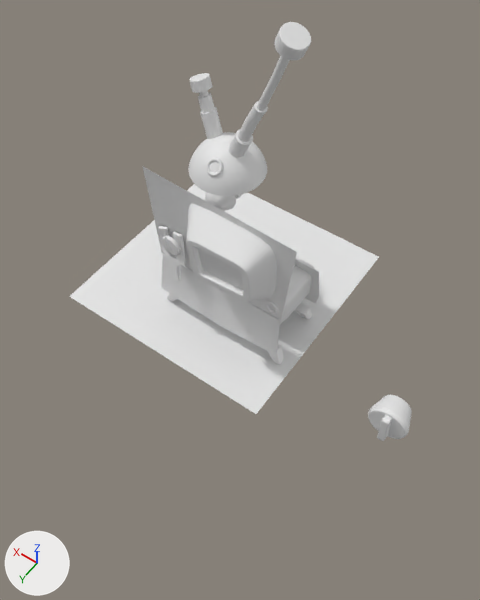
Renders of the Blender file blender/tv.blend from each side of a commit.
One viewpoint serves both versions: a 50 mm lens placed at (-7.86, 10.67, 17.32), pointed at (-1.76, 2.13, 3.9). Lighting does not change. The marker at lower left points along +X, +Y and +Z.
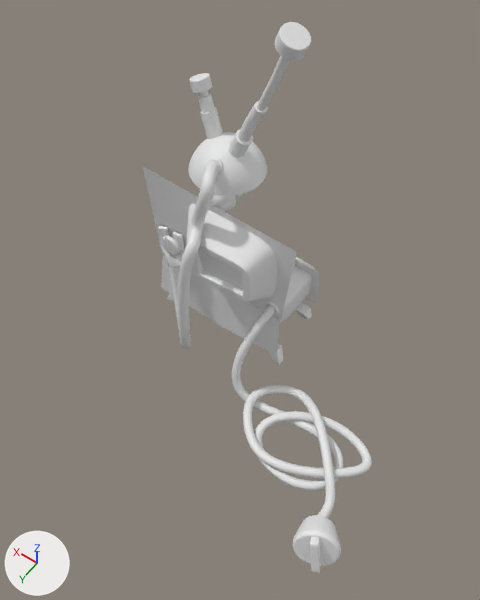
Diff of the bpy script that builds the scene:
```diff
--- a/blender/tv.blend.py
+++ b/blender/tv.blend.py
@@ cu_nurbspath @@
+cu_nurbspath = bpy.data.curves.new('NurbsPath', 'CURVE')
+cu_nurbspath.dimensions = '3D'
+_sp = cu_nurbspath.splines.new('NURBS'); _sp.points.add(8)
+_sp.points.foreach_set('co', [-2.039, -0.0648, -0.181, 1.0, -1.361, 0.258, 0.365, 1.0, -0.61, 0.931, 0.469, 1.0, -1.382, -0.379, -1.631, 1.0, -0.269, 0.756, -1.135, 1.0, -0.152, 0.0, -1.896, 1.0, 0.0946, 0.28, -6.857, 1.0, -0.773, -0.527, -6.306, 1.0, -1.222, -1.107, -3.841, 1.0])
+_sp.order_u = 5
+_sp.order_v = 0
+_sp.use_endpoint_u = True
+cu_nurbspath.use_path = True
+cu_nurbspath.use_path_clamp = True
+cu_nurbspath.bevel_resolution = 2
+cu_nurbspath.bevel_depth = 0.164
+cu_nurbspath.fill_mode = 'FULL'
@@ cu_nurbspath_001 @@
+cu_nurbspath_001 = bpy.data.curves.new('NurbsPath.001', 'CURVE')
+cu_nurbspath_001.dimensions = '3D'
+_sp = cu_nurbspath_001.splines.new('NURBS'); _sp.points.add(22)
+_sp.points.foreach_set('co', [-1.632, 2.165, -0.152, 1.0, -1.51, 1.847, -0.264, 1.0, -1.678, 1.392, -0.481, 1.0, -1.295, 1.056, 0.293, 1.0, -0.072, -0.494, 0.0829, 1.0, 0.577, -0.79, -0.115, 1.0, 1.134, -1.265, -0.737, 1.0, 2.271, -0.0922, -0.0962, 1.0, 1.426, 0.921, -0.262, 1.0, 0.706, 1.513, -0.237, 1.0, -0.644, 1.106, -0.191, 1.0, -1.737, 0.298, -0.151, 1.0, -2.048, -0.39, -0.432, 1.0, -0.474, -0.957, -0.349, 1.0, 1.104, -0.00424, -0.139, 1.0, 1.419, 0.977, -0.489, 1.0, 0.12, 1.59, -0.506, 1.0, -1.34, 1.224, -0.402, 1.0, -1.397, -0.118, -0.409, 1.0, 0.302, -0.493, -0.212, 1.0, 3.311, 0.453, -1.204, 1.0, 2.336, -0.518, 2.114, 1.0, 2.34, -1.585, 2.027, 1.0])
+_sp.order_u = 5
+_sp.order_v = 0
+_sp.use_endpoint_u = True
+cu_nurbspath_001.use_path = True
+cu_nurbspath_001.use_path_clamp = True
+cu_nurbspath_001.bevel_resolution = 2
+cu_nurbspath_001.bevel_depth = 0.131
+cu_nurbspath_001.fill_mode = 'FULL'
@@ ob_cube_015 @@
 ob_cube_015 = bpy.data.objects.new('Cube.015', me_cube_016)
-ob_cube_015.location = (-6.14, 1.44, 0.73)
-ob_cube_015.rotation_euler = (0.0, 0.0411, 0.0)  # degrees (0, 2.4, 0)
+ob_cube_015.location = (-6.38, 5.44, 0.73)
+ob_cube_015.rotation_euler = (0.35, 0.177, 0.427)  # degrees (20, 10, 24)
 ob_cube_015.scale = (0.114, 0.139, 0.531)
@@ ob_circle @@
 ob_circle = bpy.data.objects.new('Circle', me_circle)
-ob_circle.location = (-6.14, 1.22, 0.76)
-ob_circle.rotation_euler = (1.571, 0.0, 0.0)  # degrees (90, 0, 0)
+ob_circle.location = (-6.3, 5.25, 0.67)
+ob_circle.rotation_euler = (1.919, 0.139, 0.413)  # degrees (110, 8, 24)
 ob_circle.scale = (0.621, 0.621, 0.621)
@@ ob_plane_004 @@
-ob_plane_004 = bpy.data.objects.new('Plane.004', me_plane_004)
-ob_plane_004.location = (0.94, -0.95, 0.0)
-ob_plane_004.scale = (3.76, 3.76, 3.76)
@@ ob_nurbspath @@
+ob_nurbspath = bpy.data.objects.new('NurbsPath', cu_nurbspath)
+ob_nurbspath.location = (0.09, 2.58, 6.41)
+ob_nurbspath.rotation_euler = (0.0, 0.0, 1.571)  # degrees (0, 0, 90)
@@ ob_nurbspath_001 @@
+ob_nurbspath_001 = bpy.data.objects.new('NurbsPath.001', cu_nurbspath_001)
+ob_nurbspath_001.location = (-4.43, 2.62, 0.63)
```

Where the change shows, as pixel boxes [x1, y1, x2, y2] in the pictures (480 x 600 px):
'Plane.004', deleted: before [69, 184, 379, 414]
'NurbsPath.001', added: after [232, 305, 372, 518]
'Circle', moved, turned: before [368, 395, 412, 439]; after [292, 515, 341, 566]
'NurbsPath', added: after [168, 161, 220, 349]
'Cube.015', moved, turned: before [377, 415, 392, 441]; after [310, 537, 321, 573]
